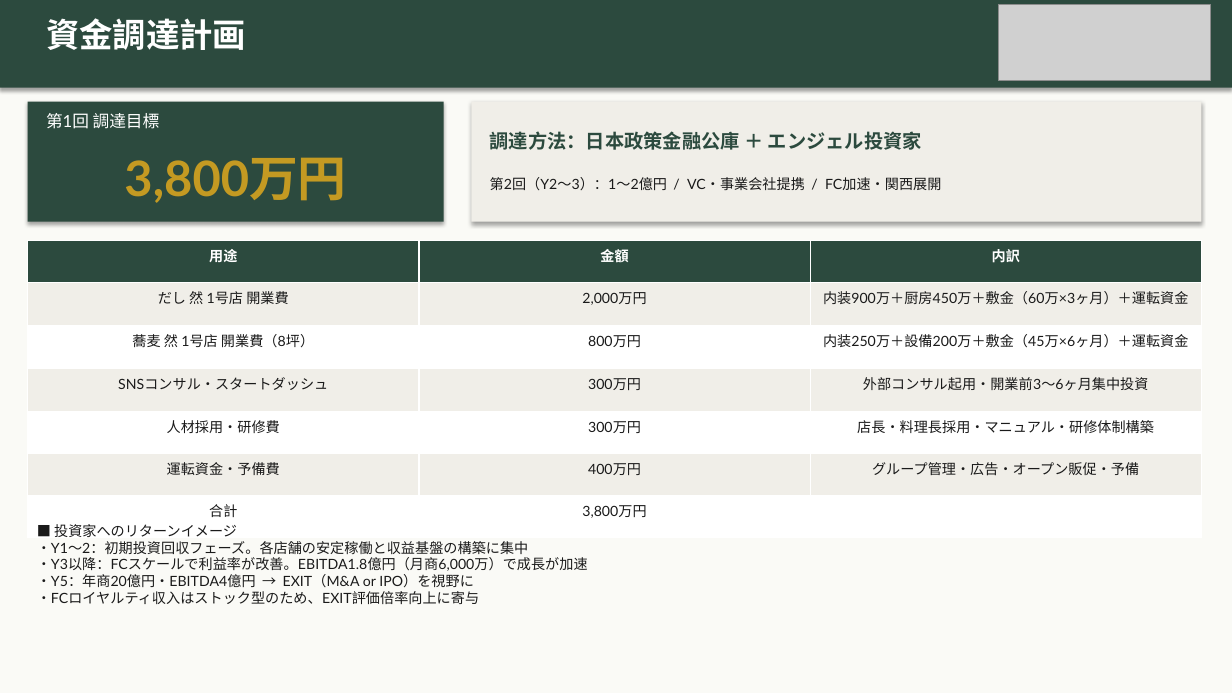
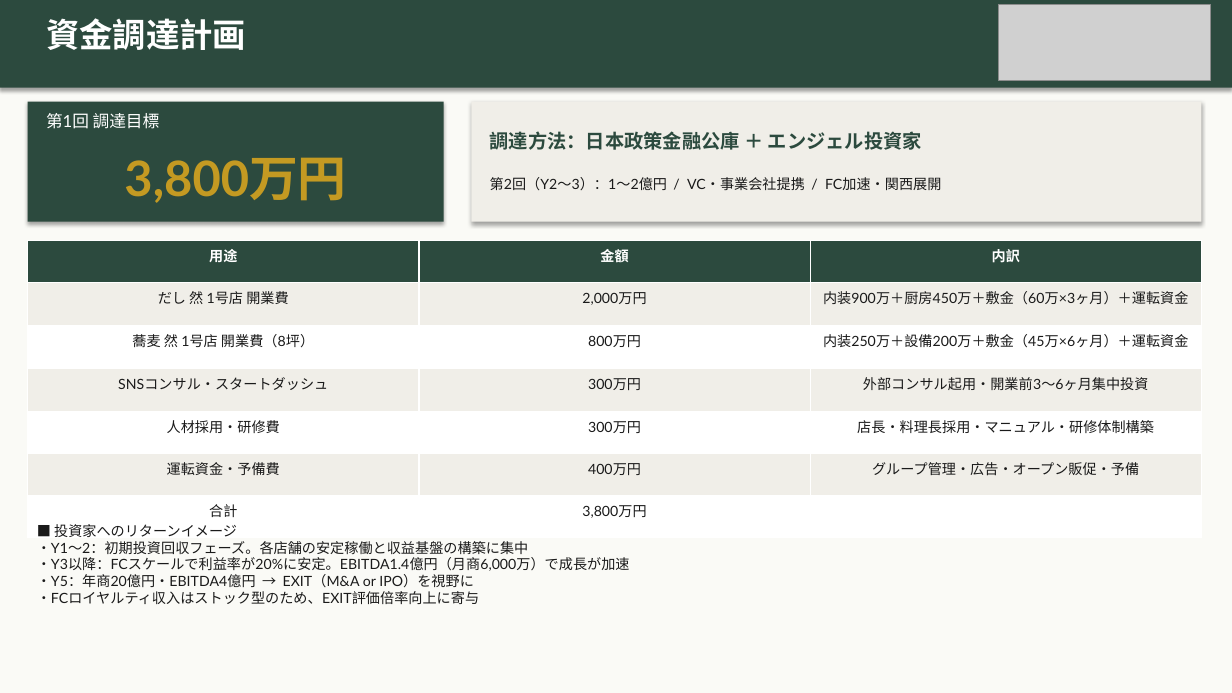
Before and after one commit to hunkotusaisinryo-lab/test-repo, a slide deck: slide 17 of zen/07_融資・投資家資料/然グループ_統合ピッチデッキ_強化版.pptx. Drawn at 1232x693 pixels with LibreOffice and Linux fonts; fonts in the diff are those of the drawing; grey boxes stand for pictures. Boxes give left, top, right and bottom in pixels: in the first picture for what was removed or moved away, otherwise in the second. Text is boxed around its words. In the diff, an @@ line names an element or a change of style, - is before the commit and + after.

```diff
--- a/zen/07_融資・投資家資料/然グループ_統合ピッチデッキ_強化版.pptx
+++ b/zen/07_融資・投資家資料/然グループ_統合ピッチデッキ_強化版.pptx
@@ text at (37,557,630,571): text changed @@
-・Y3以降：FCスケールで利益率が改善。EBITDA1.8億円（月商6,000万）で成長が加速
+・Y3以降：FCスケールで利益率が20%に安定。EBITDA1.4億円（月商6,000万）で成長が加速
```
Also in this commit, not shown: 1 other slide changed, 1 other file.
